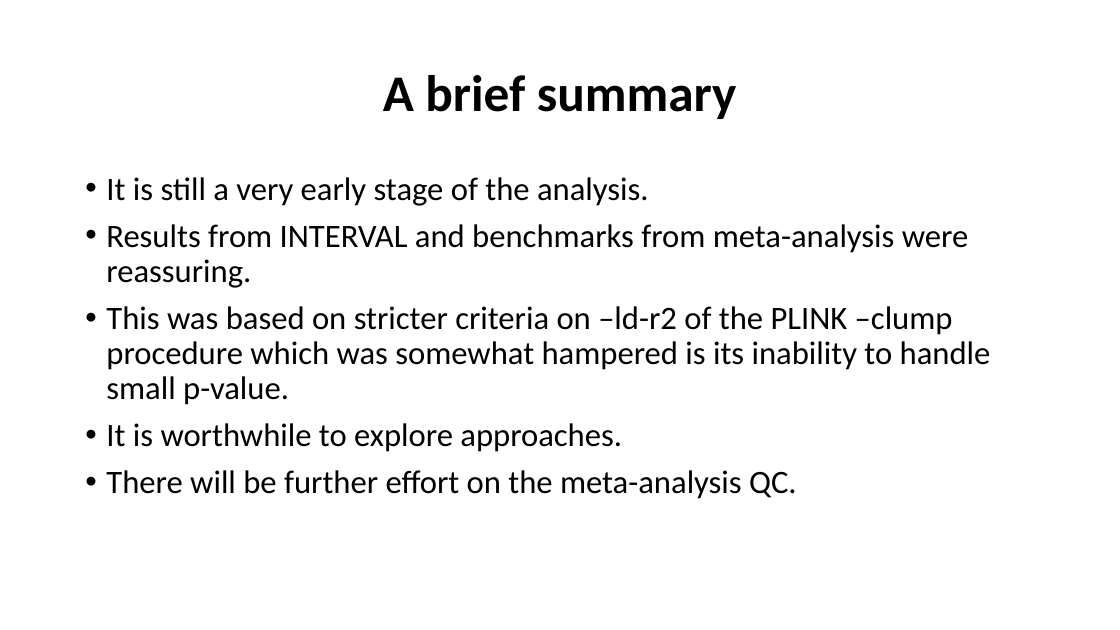
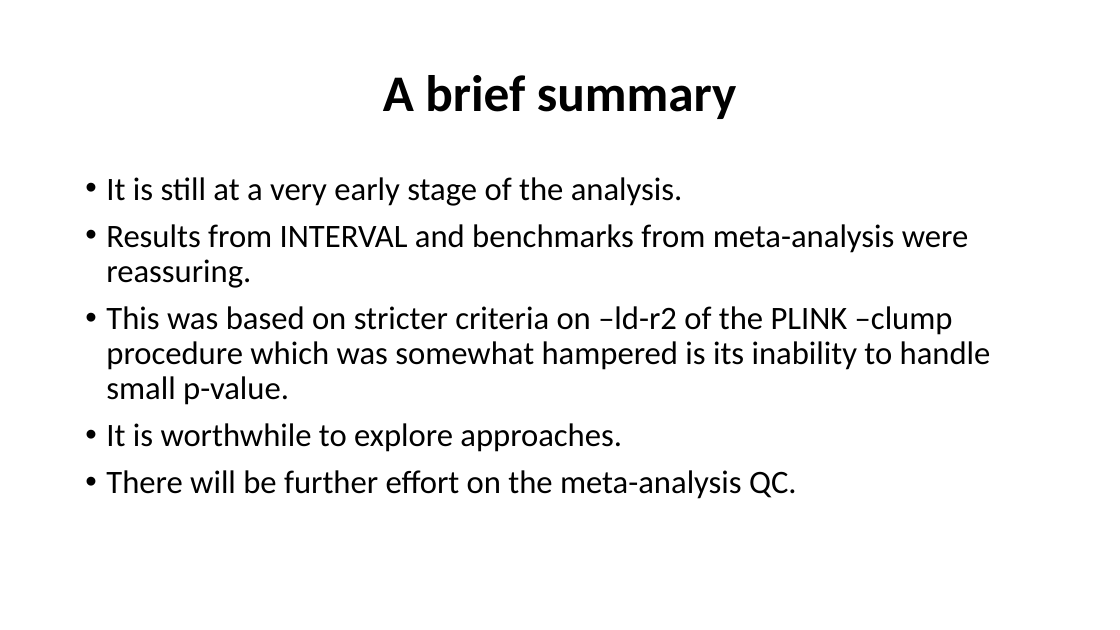
Before and after one commit to jinghuazhao/INF, a slide deck: slide 9 of doc/SCALLOP_INF1-291118.pptx. Drawn at 1120x630 pixels with LibreOffice and Linux fonts; fonts in the diff are those of the drawing. Boxes give left, top, right and bottom in pixels: in the first picture for what was removed or moved away, otherwise in the second. Text is boxed around its words. In the diff, an @@ line names an element or a change of style, - is before the commit and + after.

Commit message:
Documents and auxiliary files

```diff
--- a/doc/SCALLOP_INF1-291118.pptx
+++ b/doc/SCALLOP_INF1-291118.pptx
@@ text at box(106, 177, 683, 206): text changed @@
-• It is still a very early stage of the analysis.
+• It is still at a very early stage of the analysis.
```
